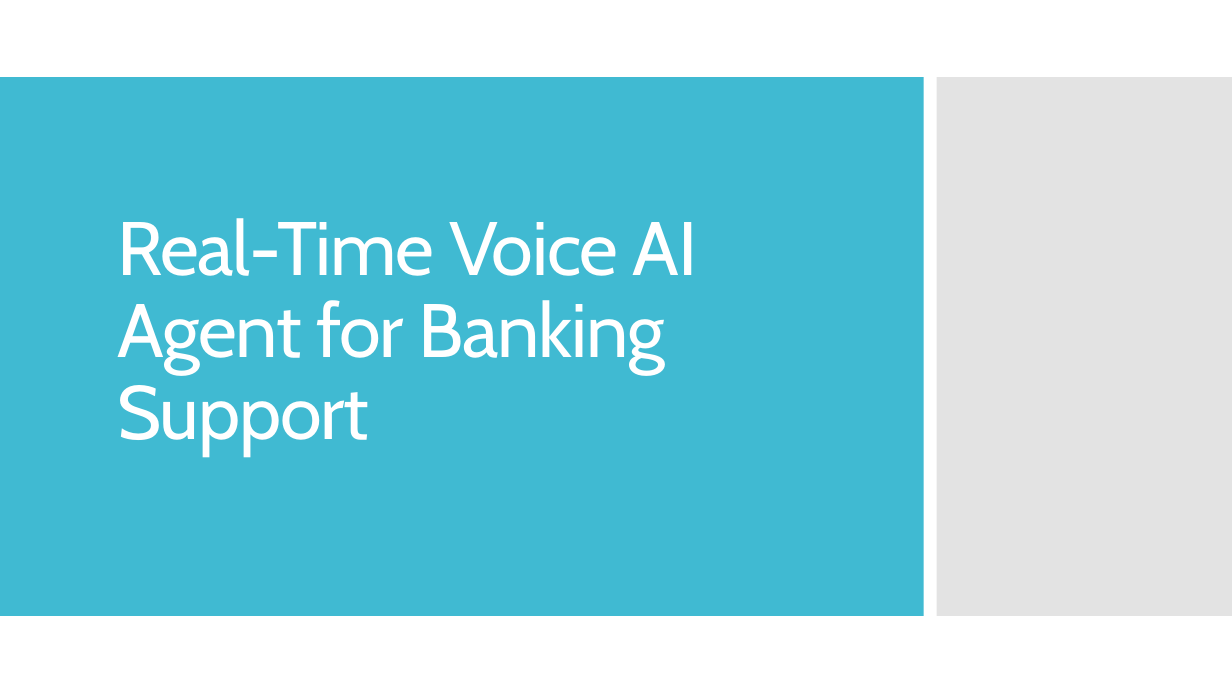
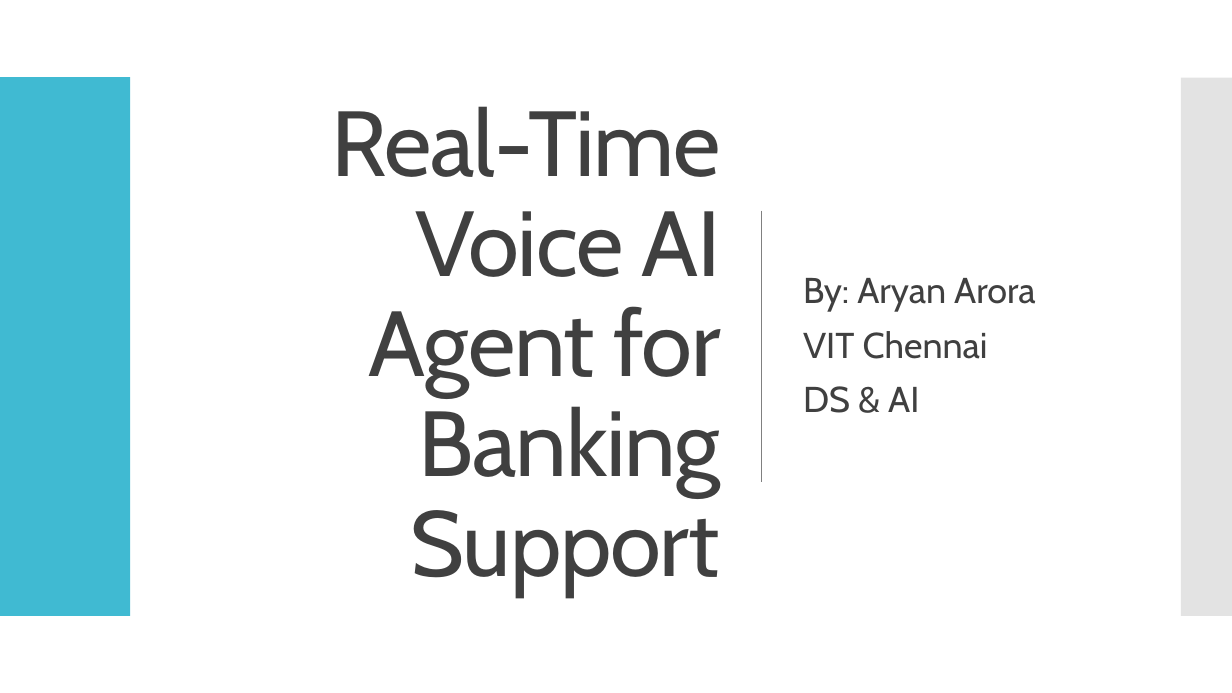
Before and after one commit to AryanArora13/Project-work, a slide deck: slide 1 of Zeroth review- Voice AI.pptx. Drawn at 1232x693 pixels with LibreOffice and Linux fonts; fonts in the diff are those of the drawing. Boxes give left, top, right and bottom in pixels: in the first picture for what was removed or moved away, otherwise in the second. Text is boxed around its words. In the diff, an @@ line names an element or a change of style, - is before the commit and + after.

```diff
--- a/Zeroth review- Voice AI.pptx
+++ b/Zeroth review- Voice AI.pptx
@@ rectangle added at box(0, 0, 1232, 693), fill #FFFFFF @@
@@ rectangle added at box(0, 77, 130, 616), fill #40BAD2 @@
@@ rectangle added at box(1181, 78, 1232, 616), fill #C8C8C8 at 50% opacity @@
@@ title "Real-Time Voice AI Agent for ...": place and size @@
-title "Real-Time Voice AI Agent for ..." at box(117, 218, 698, 455)
+title "Real-Time Voice AI Agent for ..." at box(332, 106, 721, 596)
@@ title "Real-Time Voice AI Agent for ..." at box(332, 106, 721, 596): size 59 to 72 pt, text colour #FFFFFF to #404040; alignment left to right; vertical alignment bottom to middle @@
@@ line added from (762, 211) to (762, 482), #808080 1 pt @@
@@ subtitle added at box(803, 278, 1035, 413), 28 pt, text #404040 @@
+By: Aryan Arora
+VIT Chennai
+DS & AI
```
Also in this commit, not shown: 5 other slides changed, 1 slide removed, 1 other file.
